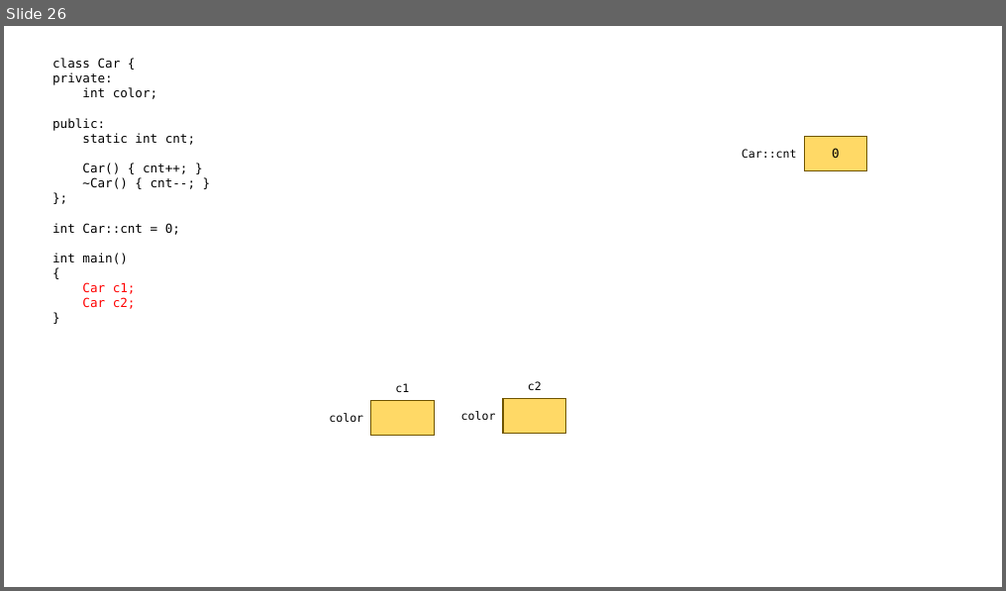
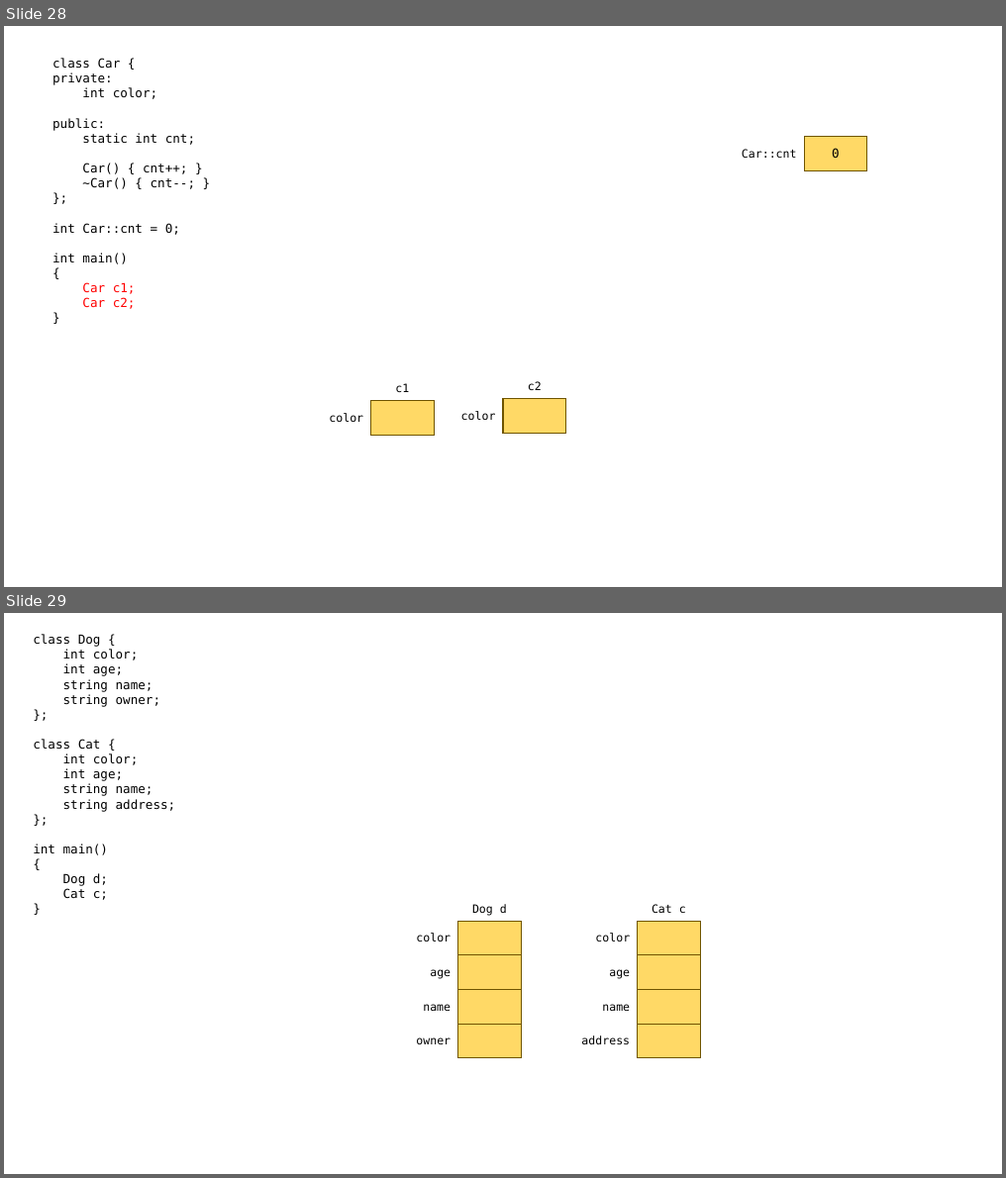
Before and after one commit to loopinf/hyundai_230612, a slide deck: 230612.pptx. Shown one above the other, each under a label of ours: slide 26 before the commit, slides 28 and 29 after it. The pictures are 1006x591 and 1006x1178 pixels, drawn with LibreOffice and Linux fonts; fonts in the diff are those of the drawing. Boxes give left, top, right and bottom in pixels: in the first picture for what was removed or moved away, otherwise in the second. Text is boxed around its words. In the diff, an @@ line names an element or a change of style, - is before the commit and + after.

```diff
--- a/230612.pptx
+++ b/230612.pptx
@@ slide 29 added at (x1=4, y1=613, x2=1002, y2=1174), background #FFFFFF @@
@@ text added at (x1=33, y1=634, x2=176, y2=900), 12 pt, text #000000 @@
+class Dog {
+int color;
+int age;
+string name;
+string owner;
+};
+class Cat {
+int color;
+int age;
+string name;
+string address;
+};
+int main()
+{
+Dog d;
+Cat c;
+}
@@ text added at (x1=472, y1=904, x2=507, y2=915), 11 pt, text #000000 @@
+Dog d
@@ text added at (x1=651, y1=904, x2=686, y2=913), 11 pt, text #000000 @@
+Cat c
@@ text added at (x1=416, y1=933, x2=450, y2=942), 11 pt, text #000000 @@
+color
@@ rectangle added at (x1=458, y1=921, x2=522, y2=956), fill #FFD966, outline #705400 1 pt @@
@@ text added at (x1=595, y1=933, x2=630, y2=942), 11 pt, text #000000 @@
+color
@@ rectangle added at (x1=638, y1=921, x2=700, y2=956), fill #FFD966, outline #705400 1 pt @@
@@ rectangle added at (x1=458, y1=956, x2=522, y2=989), fill #FFD966, outline #705400 1 pt @@
@@ rectangle added at (x1=638, y1=956, x2=700, y2=989), fill #FFD966, outline #705400 1 pt @@
@@ text added at (x1=430, y1=969, x2=450, y2=979), 11 pt, text #000000 @@
+age
@@ rectangle added at (x1=458, y1=989, x2=522, y2=1024), fill #FFD966, outline #705400 1 pt @@
@@ text added at (x1=609, y1=969, x2=630, y2=979), 11 pt, text #000000 @@
+age
@@ rectangle added at (x1=638, y1=989, x2=700, y2=1024), fill #FFD966, outline #705400 1 pt @@
@@ text added at (x1=423, y1=1004, x2=450, y2=1011), 11 pt, text #000000 @@
+name
@@ rectangle added at (x1=458, y1=1024, x2=522, y2=1059), fill #FFD966, outline #705400 1 pt @@
@@ text added at (x1=602, y1=1004, x2=630, y2=1011), 11 pt, text #000000 @@
+name
@@ rectangle added at (x1=638, y1=1024, x2=700, y2=1059), fill #FFD966, outline #705400 1 pt @@
@@ text added at (x1=416, y1=1038, x2=450, y2=1045), 11 pt, text #000000 @@
+owner
@@ text added at (x1=581, y1=1036, x2=630, y2=1045), 11 pt, text #000000 @@
+address
@@ what was slide 26 is now slide 28 @@
```
Also in this commit, not shown: 1 slide changed, 3 other slides added, 1 other file.
